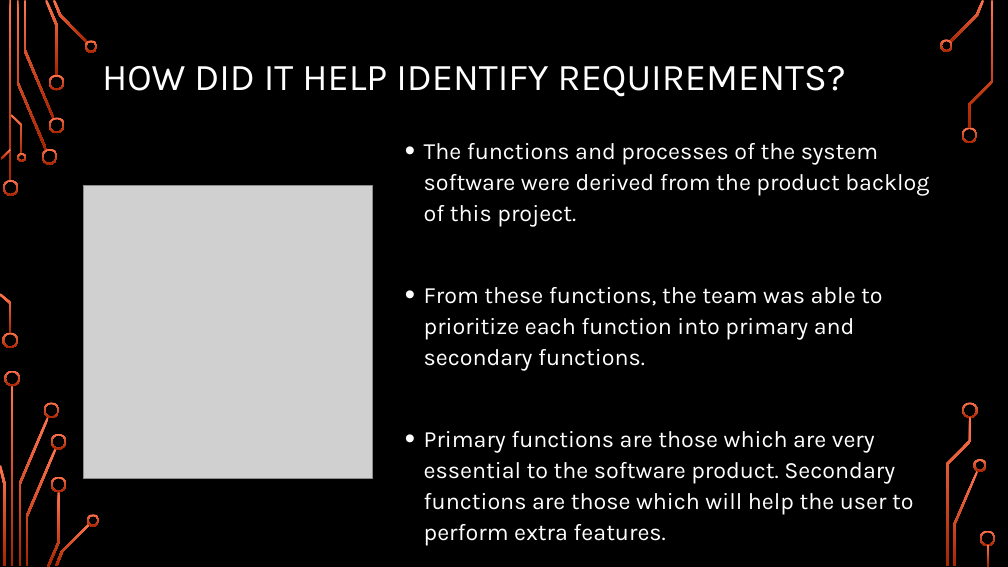
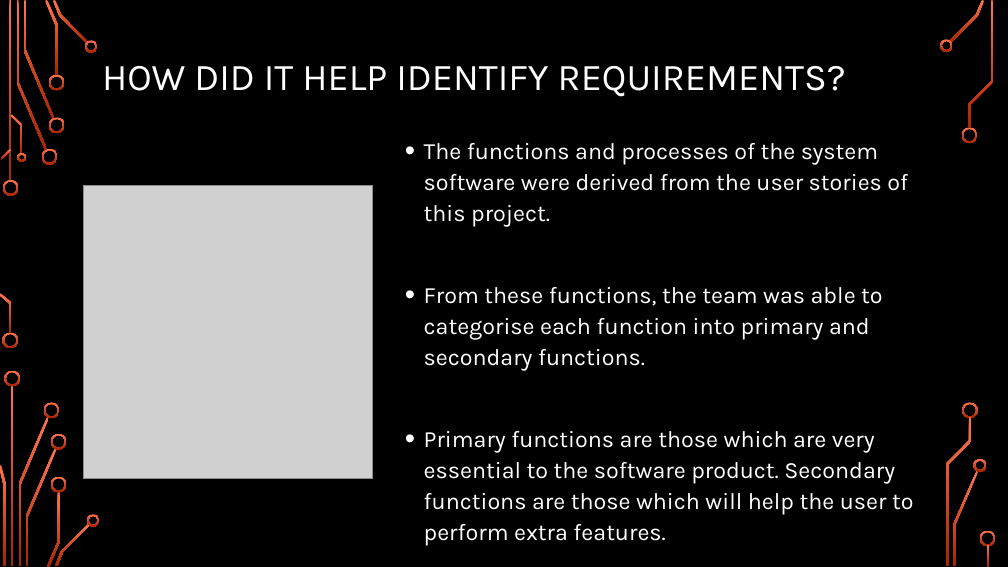
Before and after one commit to CodeBreaker707/Software-Systems-Development, a slide deck: slide 3 of Topic 2 - AE1.pptx. Drawn at 1008x567 pixels with LibreOffice and Linux fonts; fonts in the diff are those of the drawing; grey boxes stand for pictures; background and template pictures are left out. Boxes give left, top, right and bottom in pixels: in the first picture for what was removed or moved away, otherwise in the second. Text is boxed around its words. In the diff, an @@ line names an element or a change of style, - is before the commit and + after.

```diff
--- a/Topic 2 - AE1.pptx
+++ b/Topic 2 - AE1.pptx
@@ text at box(424, 143, 908, 370): text changed @@
-• The functions and processes of the system software were derived from the product backlog of this project.
-• From these functions, the team was able to prioritize each function into primary and secondary functions.
+• The functions and processes of the system software were derived from the user stories of this project.
+• From these functions, the team was able to categorise each function into primary and secondary functions.
```
Also in this commit, not shown: 2 other slides changed, 4 other files.
